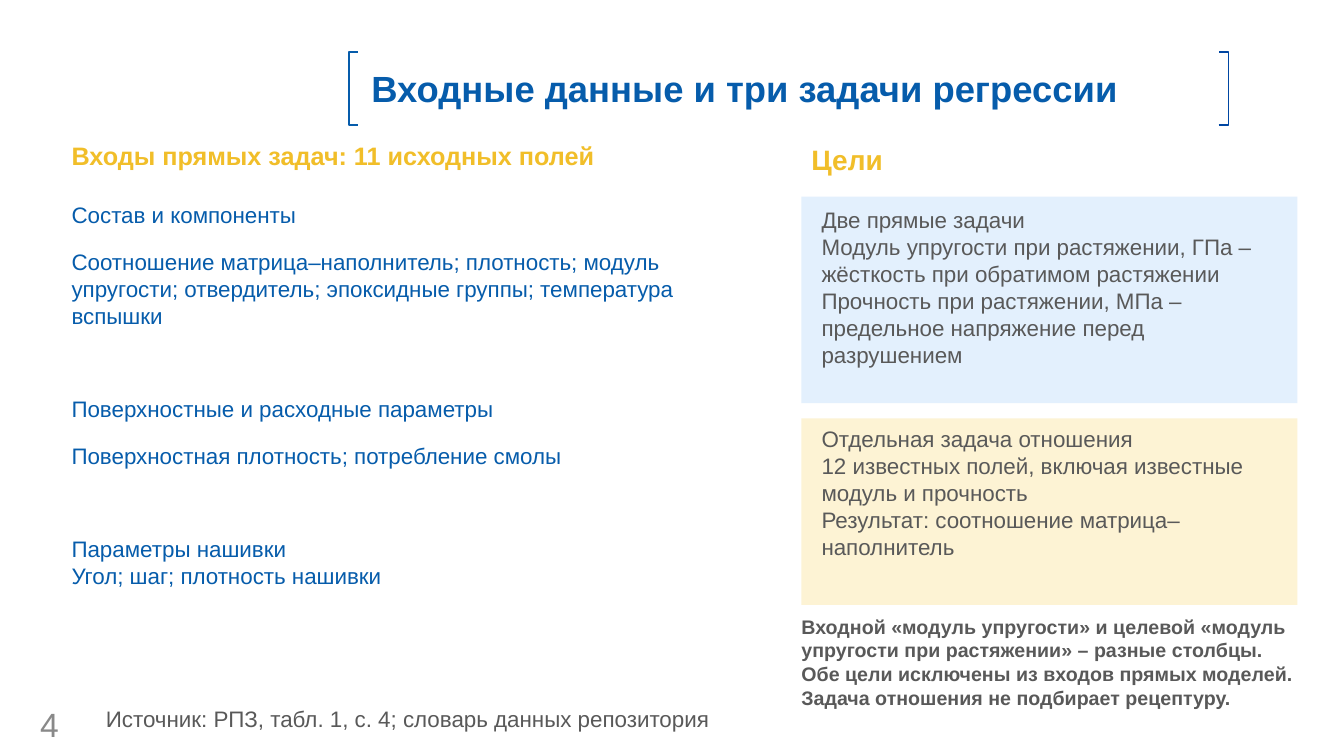
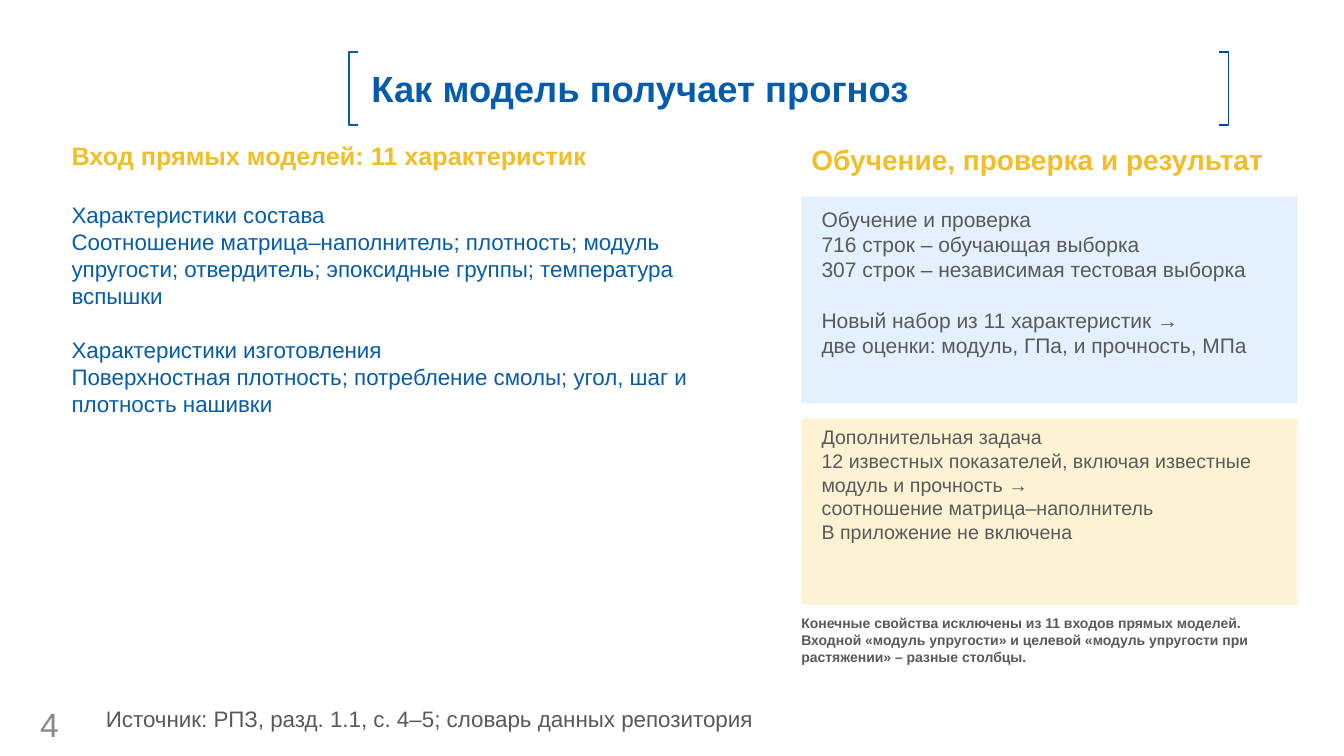
Before and after one commit to fpvcstep/composites-property-prediction, a slide deck: slide 4 of presentation/Презентация.pptx. Drawn at 1344x756 pixels with LibreOffice and Linux fonts; fonts in the diff are those of the drawing; background and template pictures are left out. Boxes give left, top, right and bottom in pixels: in the first picture for what was removed or moved away, otherwise in the second. Text is boxed around its words. In the diff, an @@ line names an element or a change of style, - is before the commit and + after.

```diff
--- a/presentation/Презентация.pptx
+++ b/presentation/Презентация.pptx
@@ text in rectangle at [371,77,908,110]: text changed @@
-Входные данные и три задачи регрессии
+Как модель получает прогноз
@@ text at [72,146,586,171]: text changed @@
-Входы прямых задач: 11 исходных полей
+Вход прямых моделей: 11 характеристик
@@ text at [811,149,1263,175]: text changed @@
-Цели
+Обучение, проверка и результат
@@ text at [72,207,686,413]: text changed @@
-Состав и компоненты
-Соотношение матрица–наполнитель; плотность; модуль упругости; отвердитель; эпоксидные группы; температура вспышки
-Поверхностные и расходные параметры
-Поверхностная плотность; потребление смолы
-Параметры нашивки
-Угол; шаг; плотность нашивки
+Характеристики состава
+Соотношение матрица–наполнитель; плотность; модуль упругости; отвердитель; эпоксидные группы; температура вспышки
+Характеристики изготовления
+Поверхностная плотность; потребление смолы; угол, шаг и плотность нашивки
@@ text at [822,211,1246,358]: text changed; size 16 to 15 pt @@
-Две прямые задачи
-Модуль упругости при растяжении, ГПа – жёсткость при обратимом растяжении
-Прочность при растяжении, МПа – предельное напряжение перед разрушением
+Обучение и проверка
+716 строк – обучающая выборка
+307 строк – независимая тестовая выборка
+Новый набор из 11 характеристик →
+две оценки: модуль, ГПа, и прочность, МПа
@@ text at [822,430,1251,543]: text changed; size 16 to 14 pt @@
-Отдельная задача отношения
-12 известных полей, включая известные модуль и прочность
-Результат: соотношение матрица–наполнитель
+Дополнительная задача
+12 известных показателей, включая известные модуль и прочность →
+соотношение матрица–наполнитель
+В приложение не включена
@@ text at [801,617,1248,665]: text changed; size 14 to 10 pt @@
-Входной «модуль упругости» и целевой «модуль упругости при растяжении» – разные столбцы. Обе цели исключены из входов прямых моделей. Задача отношения не подбирает рецептуру.
+Конечные свойства исключены из 11 входов прямых моделей. Входной «модуль упругости» и целевой «модуль упругости при растяжении» – разные столбцы.
@@ text at [106,711,752,732]: text changed @@
-Источник: РПЗ, табл. 1, с. 4; словарь данных репозитория
+Источник: РПЗ, разд. 1.1, с. 4–5; словарь данных репозитория
```
Also in this commit, not shown: 2 other slides changed, 5 other files.
